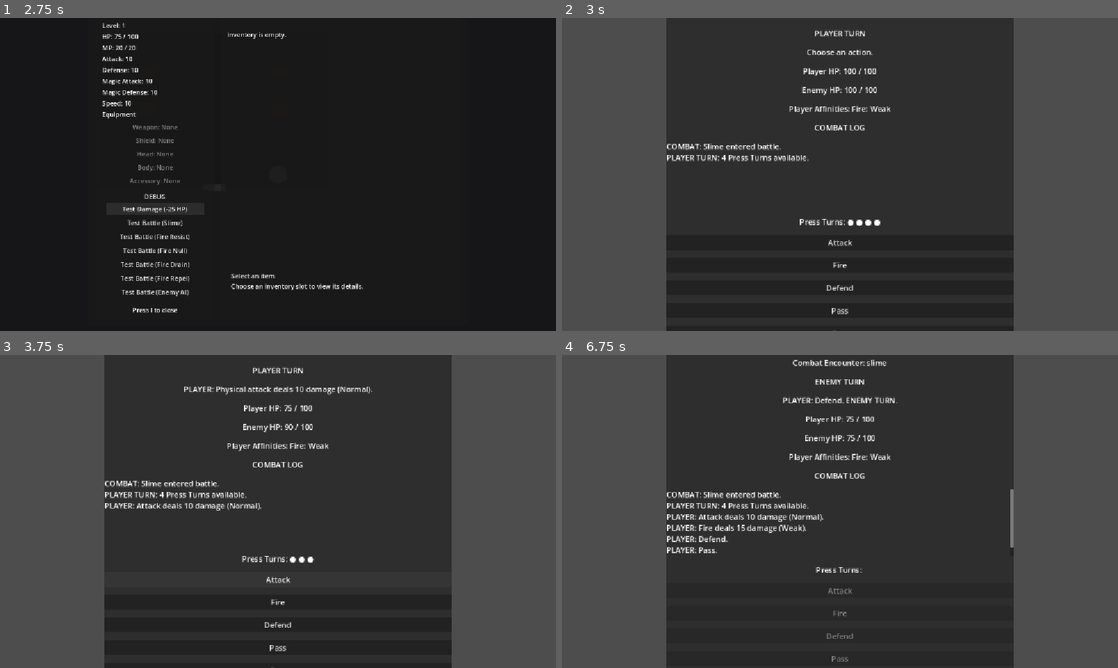
Above: before the commit, frames 1-4 (two rows, left to right).
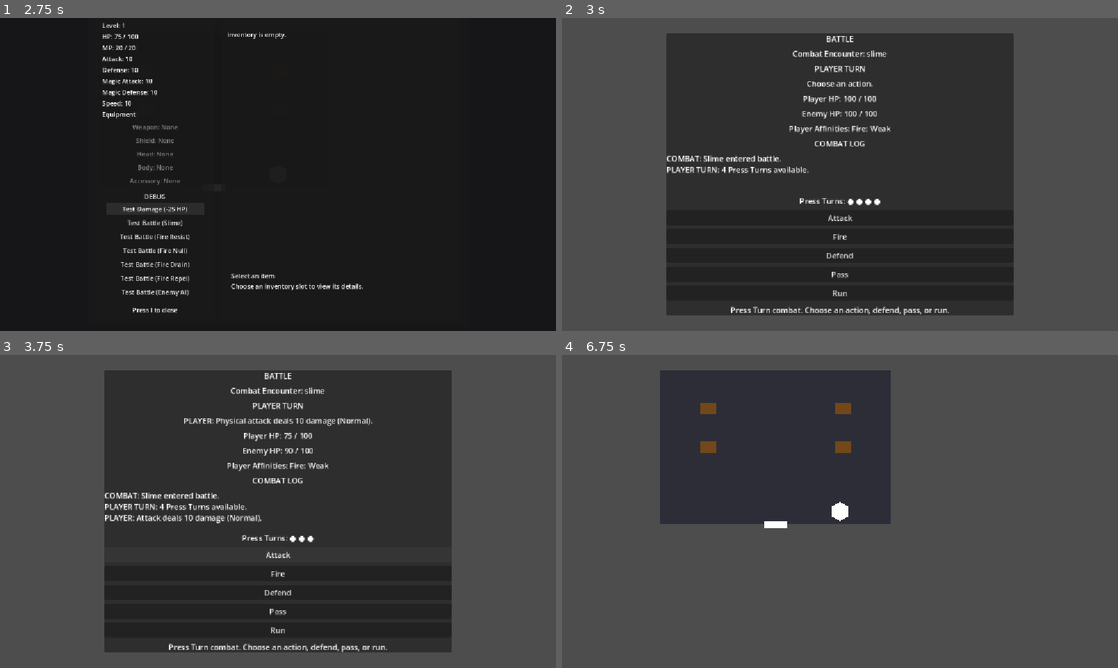
Above: after the commit, the same moments.

Repository: salexume94-pixel/Scripts
Game: Godot game, scene res://scenes/World.tscn
Same seed, same stepped clock (60 frames per second), same inputs: the game is played once before the commit and once after it.
Inputs (mouse positions are in pixels of both pictures, inside the frame that each line leads up to):
- Up to frame 1 (2.75 s): tap Enter at 0.5 s; hold Right (ui_right) 0.53-1.28 s; tap E at 0.6 s; hold Down (ui_down) 1.28-2 s; tap I at 1.35 s; click "Test Damage (-25 HP)" at 2 s
- Up to frame 2 (3 s): click "Test Battle (Slime)" at 2.75 s
- Up to frame 3 (3.75 s): click "Attack" at 3.5 s
- Up to frame 4 (6.75 s): click "Fire" at 4.25 s; click "Defend" at 5 s; click "Pass" at 5.75 s; click (840, 630) at 6.5 s, where only the run after the commit has a clickable "Run"

Frame 1 is identical in both runs. In frame 2, 10% of the frame differs, in the area x 18-82%, y 0-100%; in frame 3, 11%; in frame 4, 45%, in the area x 17-82%, y 0-100%.

Commit message:
Fit battle UI within viewport

Diff:
--- a/scenes/Battle.tscn
+++ b/scenes/Battle.tscn
@@ -20,12 +20,12 @@
 grow_vertical = 2
 
 [node name="Panel" type="PanelContainer" parent="CenterContainer"]
-custom_minimum_size = Vector2(720, 620)
+custom_minimum_size = Vector2(720, 540)
 layout_mode = 2
 
 [node name="VBoxContainer" type="VBoxContainer" parent="CenterContainer/Panel"]
 layout_mode = 2
-theme_override_constants/separation = 16
+theme_override_constants/separation = 8
 
 [node name="TitleLabel" type="Label" parent="CenterContainer/Panel/VBoxContainer"]
 layout_mode = 2
@@ -60,7 +60,7 @@
 text = "COMBAT LOG"
 horizontal_alignment = 1
 [node name="CombatLog" type="RichTextLabel" parent="CenterContainer/Panel/VBoxContainer"]
-custom_minimum_size = Vector2(0, 140)
+custom_minimum_size = Vector2(0, 80)
 layout_mode = 2
 scroll_active = true
 fit_content = false
